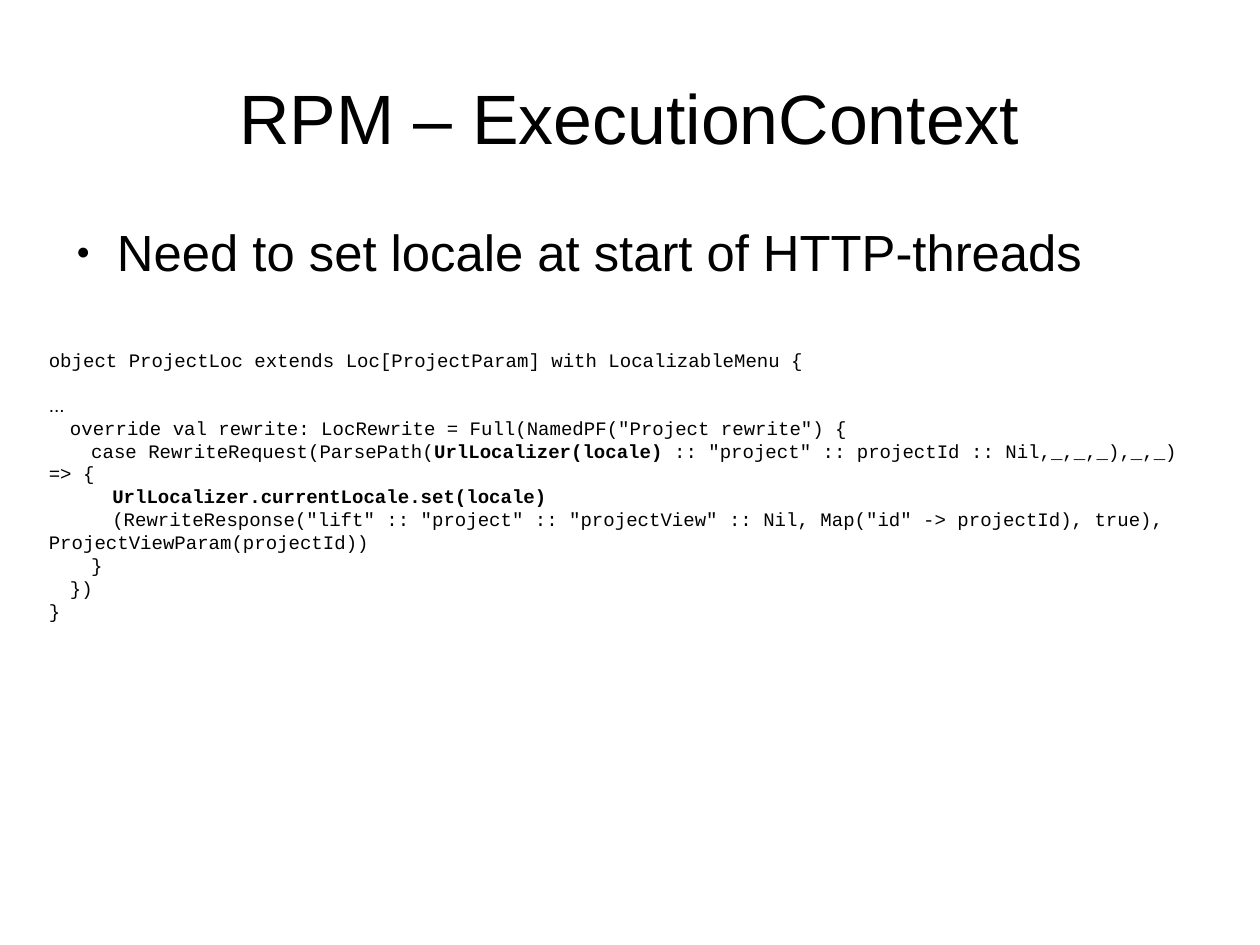
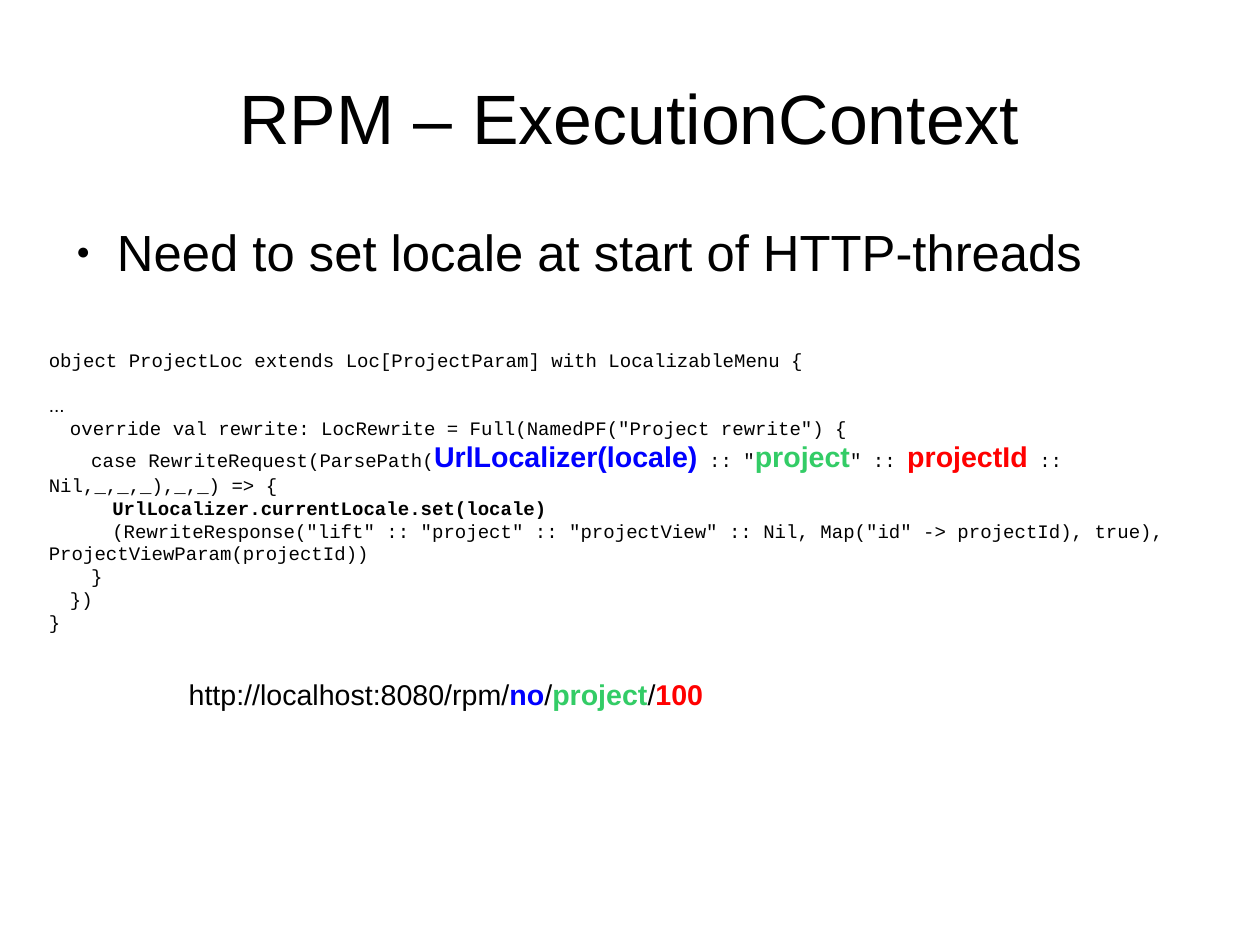
Before and after one commit to andreak/slol-2011, a slide deck: slide 35 of Scala-LiftOff-2011-lift-from-jee-perspective.odp (slide 36 before the commit). Drawn at 1260x945 pixels with LibreOffice and Linux fonts; fonts in the diff are those of the drawing. Boxes give left, top, right and bottom in pixels: in the first picture for what was removed or moved away, otherwise in the second. Text is boxed around its words. In the diff, an @@ line names an element or a change of style, - is before the commit and + after.

```diff
--- a/Scala-LiftOff-2011-lift-from-jee-perspective.odp
+++ b/Scala-LiftOff-2011-lift-from-jee-perspective.odp
@@ text at (49, 446, 1028, 496): size 12 to 18 pt, font Courier New to Arial in "RewriteRequest(ParsePath(UrlLocalizer(locale) "project" proj ..."; text colour #000000 to #0000FF in "RewriteRequest(ParsePath(UrlLocalizer(locale)"; text colour #000000 to #33CC66 in ""project""; text colour #000000 to #FF0000 in "projectId"; bold on in ""project" projectId" @@
@@ text added at (189, 684, 704, 711), 18 pt, text #000000 @@
+http://localhost:8080/rpm/no/project/100
```
Also in this commit, not shown: 5 other slides changed, 1 slide added, 1 slide removed.
